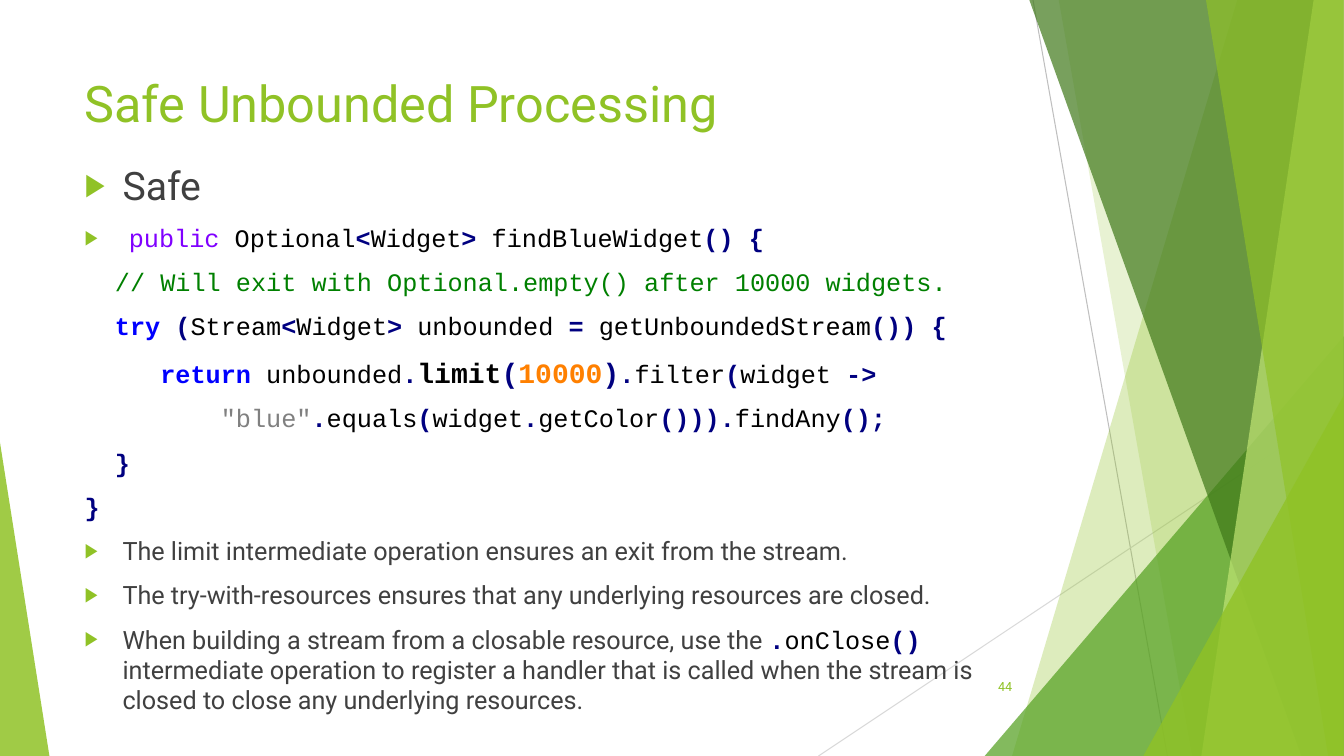
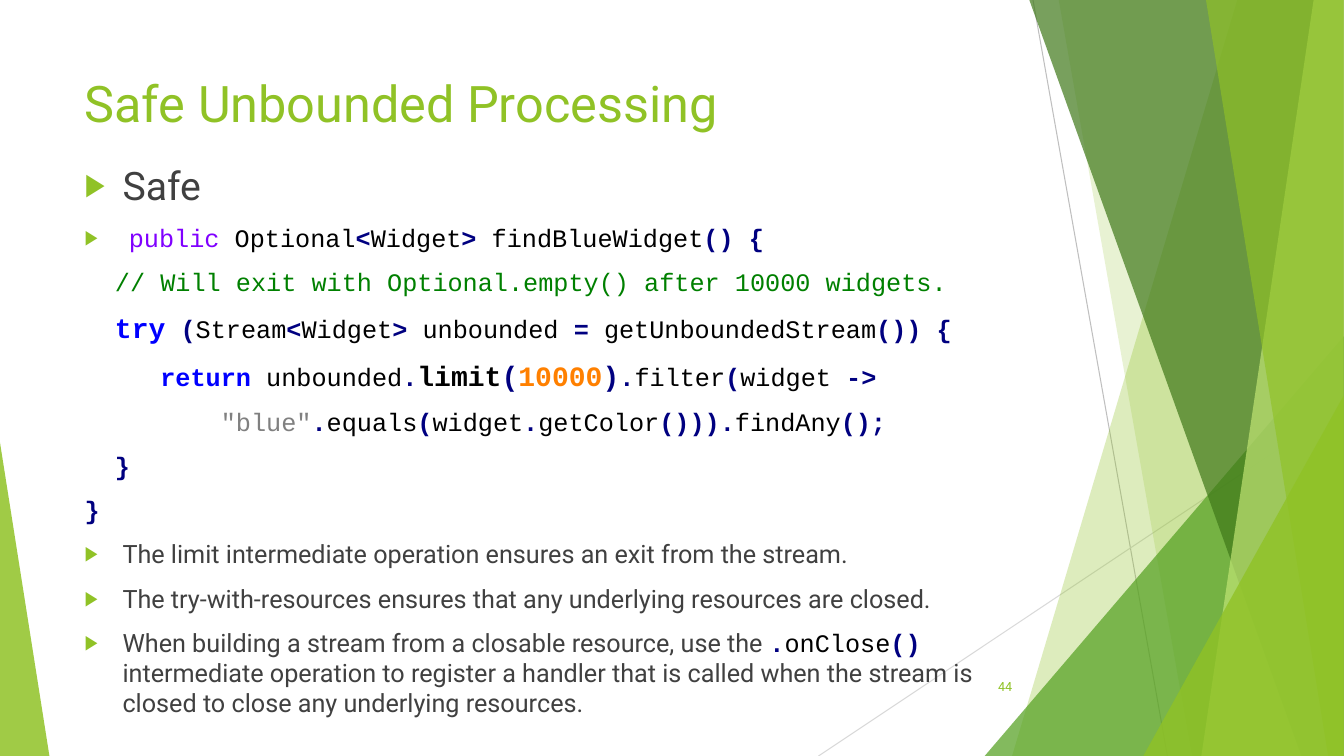
Before and after one commit to RichardRoda/2017-CodePaLOUsa-Lambda, a slide deck: slide 44 of Learning to Love the Lambda in the Stream.pptx. Drawn at 1344x756 pixels with LibreOffice and Linux fonts; fonts in the diff are those of the drawing. Boxes give left, top, right and bottom in pixels: in the first picture for what was removed or moved away, otherwise in the second. Text is boxed around its words. In the diff, an @@ line names an element or a change of style, - is before the commit and + after.

```diff
--- a/Learning to Love the Lambda in the Stream.pptx
+++ b/Learning to Love the Lambda in the Stream.pptx
@@ text at (x1=115, y1=319, x2=922, y2=344): size 18 to 20 pt in "try" @@
```
Also in this commit, not shown: 7 other slides changed.
